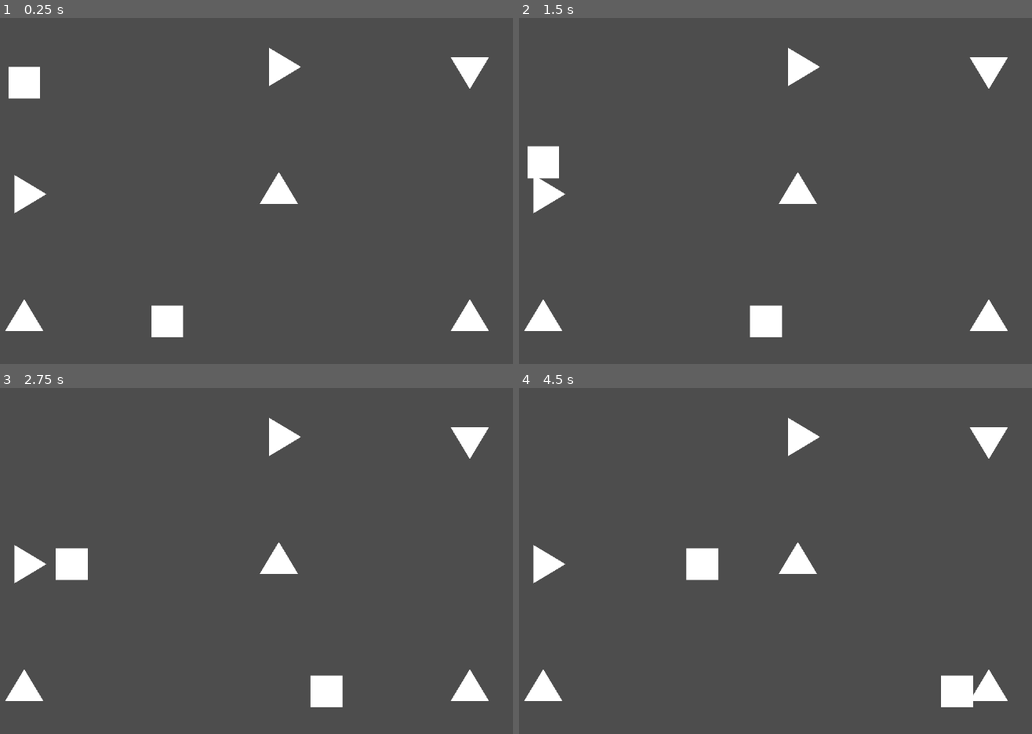
Above: before the commit, frames 1-4 (two rows, left to right).
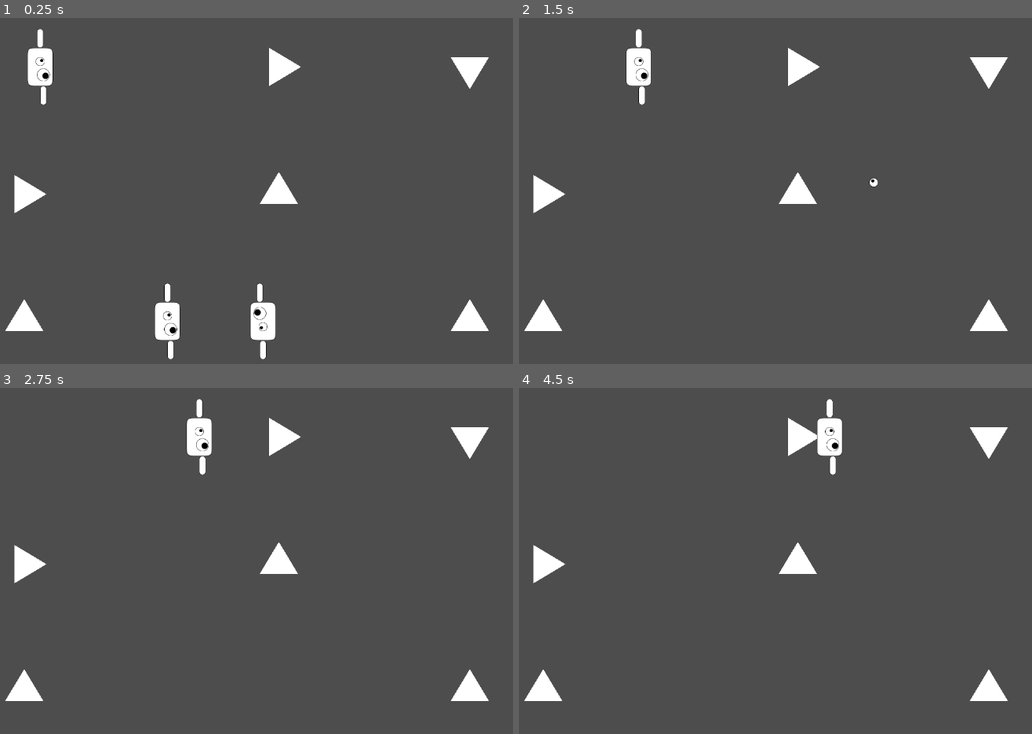
Above: after the commit, the same moments.

Repository: JeanKouss/one-at-a-time
Game: Godot game, scene res://scenes/tests/MapSample.tscn
The game is run twice, just before and just after one commit, with the same random seed, the same clock (stepped at 60 frames per second) and the same inputs. The project has no main scene, so this scene is started directly.
Inputs:
- Up to frame 1 (0.25 s): no input
- Up to frame 2 (1.5 s): no input
- Up to frame 3 (2.75 s): no input
- Up to frame 4 (4.5 s): no input

The runs differ from the first frame. In frame 1, 2.1% of the frame differs, in the area x 1-54%, y 3-99%; in frame 2, 1.8%; in frame 3, 1.8%; in frame 4, 1.8%.

Commit message:
art : boy v1 & feat : explosion

Diff:
--- /dev/null
+++ b/scenes/RobToy/ExplosionParts.gd
@@ -0,0 +1,25 @@
+extends Node2D
+
+
+# Called when the node enters the scene tree for the first time.
+func _ready() -> void:
+	visible = false
+	for body in get_children() :
+		body = (body as RigidBody2D)
+		body.freeze = true
+
+
+# Called every frame. 'delta' is the elapsed time since the previous frame.
+func _process(_delta: float) -> void:
+	pass
+
+func detach(to_parent:Node) :
+	reparent.call_deferred(to_parent)
+
+func explode(from:Vector2) :
+	visible = true
+	for body in get_children() :
+		body = (body as RigidBody2D)
+		body.set_deferred('freeze', false)
+		var v2b = body.global_position - from
+		body.apply_central_impulse.call_deferred(v2b.normalized() * 1000)
--- a/scenes/RobToy/RobToy.gd
+++ b/scenes/RobToy/RobToy.gd
@@ -7,6 +7,7 @@
 @export var initial_dir : FACING_DIR = FACING_DIR.DOWN
 @export var move_time := 1
 
+@onready var explosion_parts := %ExplosionParts
 
 var direction := Vector2.ZERO
 
@@ -30,13 +31,13 @@
 	if Engine.is_editor_hint() :
 		return
 	var next_position = position + direction
+	look_at(global_position+direction)
 	var tween := create_tween()
 	tween.tween_property(self, "position", next_position, move_time).set_delay(0)
 	tween.tween_callback(move)
 
 
 func change_direction(new_dir:Vector2) :
-	# print('changed', new_dir)
 	direction = new_dir.normalized() * 200
 
 func closer_valid_position(of:Vector2) :
@@ -47,13 +48,27 @@
 	queue_free()
 
 func _on_contact_area_body_entered(body:Node2D) -> void:
-	if body == self :
+	if body == self or body.owner == self :
 		return
 	destroy(body.global_position)
 
-func destroy(_from:Vector2=Vector2.ZERO) :
+func destroy(from:Vector2=Vector2.ZERO) :
+	$RobToyCollisionShape.set_deferred('disabled', true)
+	explosion_parts.detach(get_parent())
+	explosion_parts.explode(from)
 	queue_free()
 
 func _process(_delta: float) -> void:
 	if Engine.is_editor_hint() :
 		global_position = snapped(global_position, Vector2(200, 200))
+		match initial_dir:
+			FACING_DIR.UP :
+				look_at(global_position + Vector2.UP)
+			FACING_DIR.RIGHT :
+				look_at(global_position + Vector2.RIGHT)
+			FACING_DIR.DOWN :
+				look_at(global_position + Vector2.DOWN)
+			FACING_DIR.LEFT :
+				look_at(global_position + Vector2.LEFT)
+			_:
+				pass
--- a/scenes/RobToy/RobToy.tscn
+++ b/scenes/RobToy/RobToy.tscn
@@ -1,25 +1,58 @@
-[gd_scene load_steps=4 format=3 uid="uid://bmi5tsem3iw7n"]
+[gd_scene load_steps=12 format=3 uid="uid://bmi5tsem3iw7n"]
 
 [ext_resource type="Script" path="res://scenes/RobToy/RobToy.gd" id="1_0fnyv"]
+[ext_resource type="Texture2D" uid="uid://byrh01rnqthrw" path="res://assets/textures/body.png" id="2_4elp4"]
+[ext_resource type="Texture2D" uid="uid://dxokprh83hpmi" path="res://assets/textures/left-eye.png" id="3_etcpb"]
+[ext_resource type="Texture2D" uid="uid://beowbnrlf5pq4" path="res://assets/textures/right-eye.png" id="4_aytw3"]
+[ext_resource type="Texture2D" uid="uid://bt1mhvfjrbibo" path="res://assets/textures/arm.png" id="5_xffpl"]
+[ext_resource type="Script" path="res://scenes/RobToy/ExplosionParts.gd" id="6_e8kt6"]
 
 [sub_resource type="RectangleShape2D" id="RectangleShape2D_kktcp"]
-size = Vector2(100, 100)
+size = Vector2(80, 120)
 
 [sub_resource type="RectangleShape2D" id="RectangleShape2D_g34rc"]
-size = Vector2(100, 100)
+size = Vector2(80, 120)
+
+[sub_resource type="CircleShape2D" id="CircleShape2D_2pqjs"]
+radius = 20.6155
+
+[sub_resource type="CircleShape2D" id="CircleShape2D_kw0mf"]
+radius = 14.0
+
+[sub_resource type="CapsuleShape2D" id="CapsuleShape2D_u1ib5"]
+height = 60.0
 
 [node name="RobToy" type="CharacterBody2D"]
+rotation = 12.5664
 collision_mask = 0
 motion_mode = 1
 script = ExtResource("1_0fnyv")
+initial_dir = 1
 
-[node name="CollisionShape2D" type="CollisionShape2D" parent="."]
+[node name="RobToyCollisionShape" type="CollisionShape2D" parent="."]
 shape = SubResource("RectangleShape2D_kktcp")
 
 [node name="Body" type="Node2D" parent="."]
+rotation = -1.5708
 
-[node name="Polygon2D" type="Polygon2D" parent="Body"]
-polygon = PackedVector2Array(-50, -50, 50, -50, 50, 50, -50, 50)
+[node name="Body" type="Sprite2D" parent="Body"]
+texture = ExtResource("2_4elp4")
+
+[node name="LeftEye" type="Sprite2D" parent="Body"]
+position = Vector2(17, 0)
+texture = ExtResource("3_etcpb")
+
+[node name="RightEye" type="Sprite2D" parent="Body"]
+position = Vector2(-25, 10)
+texture = ExtResource("4_aytw3")
+
+[node name="RightArm" type="Sprite2D" parent="Body"]
+position = Vector2(-90, 10)
+texture = ExtResource("5_xffpl")
+
+[node name="LeftArm" type="Sprite2D" parent="Body"]
+position = Vector2(90, 0)
+texture = ExtResource("5_xffpl")
 
 [node name="ContactArea" type="Area2D" parent="."]
 collision_layer = 0
@@ -27,4 +60,57 @@
 [node name="CollisionShape2D" type="CollisionShape2D" parent="ContactArea"]
 shape = SubResource("RectangleShape2D_g34rc")
 
+[node name="ExplosionParts" type="Node2D" parent="."]
+unique_name_in_owner = true
+visible = false
+script = ExtResource("6_e8kt6")
+
+[node name="RightEye" type="RigidBody2D" parent="ExplosionParts"]
+position = Vector2(10, 25)
+collision_mask = 0
+gravity_scale = 0.0
+
+[node name="RightEye" type="Sprite2D" parent="ExplosionParts/RightEye"]
+texture = ExtResource("4_aytw3")
+
+[node name="CollisionShape2D" type="CollisionShape2D" parent="ExplosionParts/RightEye"]
+shape = SubResource("CircleShape2D_2pqjs")
+
+[node name="LeftEye" type="RigidBody2D" parent="ExplosionParts"]
+position = Vector2(-5.94475e-06, -17)
+collision_mask = 0
+gravity_scale = 0.0
+
+[node name="LeftEye" type="Sprite2D" parent="ExplosionParts/LeftEye"]
+texture = ExtResource("3_etcpb")
+
+[node name="CollisionShape2D" type="CollisionShape2D" parent="ExplosionParts/LeftEye"]
+shape = SubResource("CircleShape2D_kw0mf")
+
+[node name="RightArm" type="RigidBody2D" parent="ExplosionParts"]
+position = Vector2(10, 90)
+rotation = -1.5708
+collision_mask = 0
+gravity_scale = 0.0
+
+[node name="RightArm" type="Sprite2D" parent="ExplosionParts/RightArm"]
+texture = ExtResource("5_xffpl")
+
+[node name="CollisionShape2D" type="CollisionShape2D" parent="ExplosionParts/RightArm"]
+rotation = 1.5708
+shape = SubResource("CapsuleShape2D_u1ib5")
+
+[node name="LeftArm" type="RigidBody2D" parent="ExplosionParts"]
+position = Vector2(-3.14722e-05, -90)
+rotation = -1.5708
+collision_mask = 0
+gravity_scale = 0.0
+
+[node name="LeftArm" type="Sprite2D" parent="ExplosionParts/LeftArm"]
+texture = ExtResource("5_xffpl")
+
+[node name="CollisionShape2D" type="CollisionShape2D" parent="ExplosionParts/LeftArm"]
+rotation = 1.5708
+shape = SubResource("CapsuleShape2D_u1ib5")
+
 [connection signal="body_entered" from="ContactArea" to="." method="_on_contact_area_body_entered"]
--- a/scenes/tests/MapSample.tscn
+++ b/scenes/tests/MapSample.tscn
@@ -28,10 +28,16 @@
 
 [node name="RobToy" parent="." instance=ExtResource("2_vhivp")]
 position = Vector2(-800, -400)
+rotation = 0.0
 
 [node name="RobToy2" parent="." instance=ExtResource("2_vhivp")]
 position = Vector2(-400, 400)
-initial_dir = 1
+rotation = 18.8496
+
+[node name="RobToy3" parent="." instance=ExtResource("2_vhivp")]
+position = Vector2(0, 400)
+rotation = 15.708
+initial_dir = 3
 
 [node name="Camera2D" type="Camera2D" parent="."]
 zoom = Vector2(0.585, 0.585)
Binary file added: assets/textures/arm.png
Not shown, added: assets/textures/arm.png.import
Binary file added: assets/textures/body-v2.png
Not shown, added: assets/textures/body-v2.png.import
Binary file added: assets/textures/body.png
Not shown, added: assets/textures/body.png.import
Binary file added: assets/textures/left-eye.png
Not shown, added: assets/textures/left-eye.png.import
Binary file added: assets/textures/right-eye.png
Not shown, added: assets/textures/right-eye.png.import
